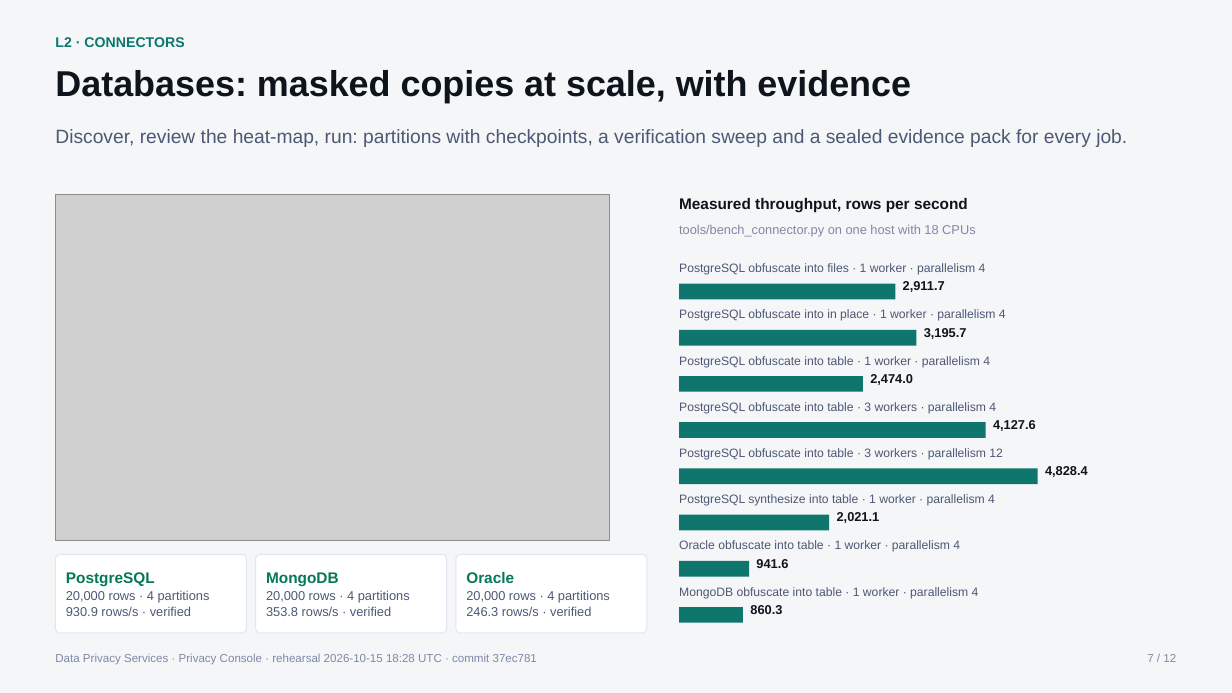
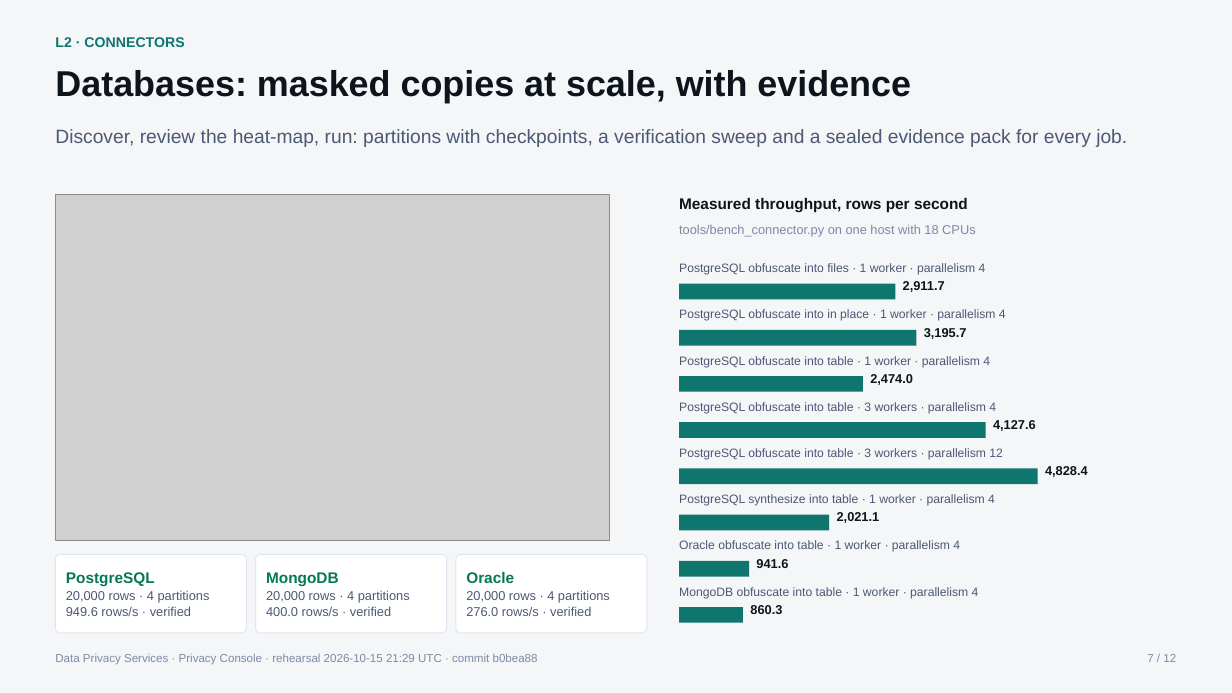
Before and after one commit to NilenduGanguli/data-privacy-services, a slide deck: slide 7 of docs/demo/dps-showcase.pptx. Drawn at 1232x693 pixels with LibreOffice and Linux fonts; fonts in the diff are those of the drawing; grey boxes stand for pictures. Boxes give left, top, right and bottom in pixels: in the first picture for what was removed or moved away, otherwise in the second. Text is boxed around its words. In the diff, an @@ line names an element or a change of style, - is before the commit and + after.

Commit message:
fix(fdemo): the showcase deck is rebuilt from a rehearsal of the fixed demo, after two runs in a row
Review S6b r1: three rehearsals in a row on this lane's full stack, no
reset, against a MongoDB target put back into the 28799 state: full,
--skip-oracle --skip-scanner, then --console, every one PASS. The deck is
built --strict from the --console run at b0bea88 (3:17, API path 3:04);
a second build is byte-identical. The presenter script's status and the
deviation log record the runs.

```diff
--- a/docs/demo/dps-showcase.pptx
+++ b/docs/demo/dps-showcase.pptx
@@ text in rounded rectangle at [66,606,191,616]: text changed @@
-930.9 rows/s · verified
+949.6 rows/s · verified
@@ text in rounded rectangle at [266,606,391,616]: text changed @@
-353.8 rows/s · verified
+400.0 rows/s · verified
@@ text in rounded rectangle at [466,606,591,616]: text changed @@
-246.3 rows/s · verified
+276.0 rows/s · verified
@@ text at [55,653,538,665]: text changed @@
-Data Privacy Services · Privacy Console · rehearsal 2026-10-15 18:28 UTC · commit 37ec781
+Data Privacy Services · Privacy Console · rehearsal 2026-10-15 21:29 UTC · commit b0bea88
```
Also in this commit, not shown: 11 other slides changed, 2 other files.
